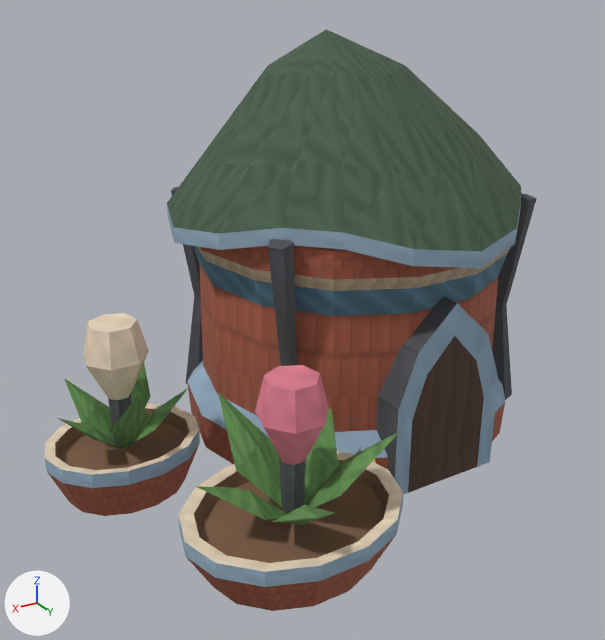
The glTF model Assets/GodSim/Art/Models/Buildings/Elf/LearningHealth/bld_elf_herbalist_industrial_v0.glb: old version first, new version second.
One viewpoint serves both versions: a 50 mm lens placed at (0.617, 0.952, 0.684), pointed at (0.054, 0.015, 0.215). Lighting does not change. The marker at lower left points along +X, +Y and +Z. The older version comes first. Vertices at exactly the same position are counted once.

The first picture shows 'LOD0'.
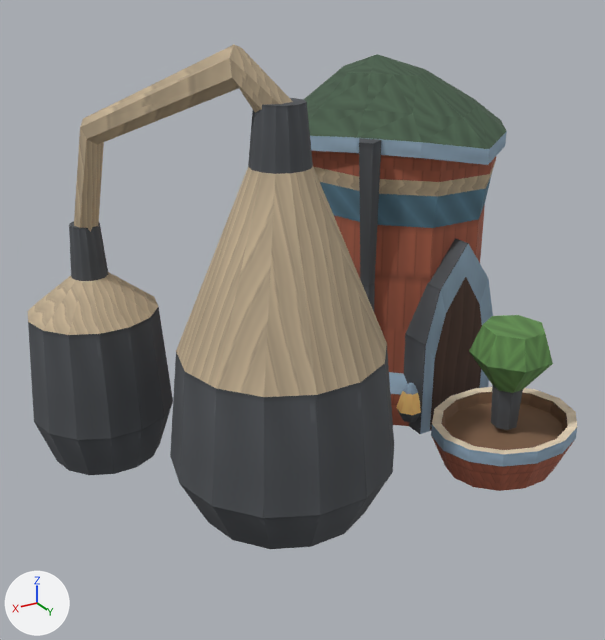
Pixel boxes (x1, y1, x2, y2) of what changed, in the pictures (605 x 640 px; the box of a moved part takes in the faces that stretch with it):
'LOD0', reshaped (12% wider, 13% shorter)
    before: (45, 29, 537, 611)
    after: (28, 45, 577, 549)
part 1 of me_lod0, moved or reshaped
    before: (178, 452, 403, 611)
    after: (431, 387, 577, 491)
part 2 of me_lod0, moved or reshaped
    before: (377, 297, 498, 495)
    after: (404, 238, 493, 434)
part 3 of me_lod0, moved or reshaped
    before: (255, 365, 329, 513)
    after: (469, 315, 553, 430)
part 4 of me_lod0, moved or reshaped
    before: (355, 444, 376, 463)
    after: (396, 383, 421, 423)
part 5 of me_lod0, rebuilt
    before: (187, 246, 510, 469)
    after: (312, 151, 496, 426)
part 6 of me_lod0, added
    after: (170, 98, 394, 549)
part 7 of me_lod0, added
    after: (28, 222, 173, 475)
part 8 of me_lod0, added (green)
    after: (303, 54, 507, 165)
part 9 of me_lod0, added (brown)
    after: (74, 45, 293, 232)
part 10 of me_lod0, added
    after: (359, 138, 382, 311)
part 11 of me_lod0, deleted
    before: (45, 187, 537, 525)
part 12 of me_lod0, deleted (green)
    before: (167, 29, 521, 268)

The change in detail:
me_lod0 is used by ob_lod0; location (0.0, 0.0, 0.0).
me_lod0 had 537 vertices, 930 faces and spanned x -0.364..0.421, y -0.359..0.339, z 0.0..0.594.
me_lod0 now has 465 vertices, 815 faces and spans x -0.372..0.407, y -0.351..0.282, z 0.0..0.599.
me_lod0 part 1: the loose piece of 70 vertices spanning x 0.049..0.333, y 0.107..0.334, z 0.0..0.08 is scaled about its middle by (0.793, 0.799, 0.929), then moved by (-0.372, -0.029, -0.003).
me_lod0 part 2: the loose piece of 21 vertices spanning x -0.167..0.01, y 0.135..0.185, z 0.0..0.272 is scaled about its middle by (0.773, 1, 1.11), then moved by (-0.118, -0.116, 0.015).
me_lod0 part 3: the loose piece of 28 vertices spanning x 0.148..0.234, y 0.176..0.26, z 0.074..0.251 is scaled about its middle by (1.33, 1.33, 0.871), then moved by (-0.372, -0.03, -0.021).
me_lod0 part 4: the loose piece of 28 vertices spanning x 0.023..0.064, y 0.14..0.18, z 0.019..0.082 is moved by (-0.165, -0.112, 0.0).
me_lod0 part 5: the loose piece of 98 vertices spanning x -0.337..0.18, y -0.321..0.184, z 0.0..0.354 is rebuilt with 70 vertices and now spans x -0.355..-0.037, y -0.317..0.062, z 0.0..0.445.
me_lod0 part 6: a new loose piece of 70 vertices spanning x -0.015..0.289, y -0.045..0.251, z 0.0..0.536, in mat_godsim_buildings.
me_lod0 part 7: a new loose piece of 70 vertices spanning x 0.201..0.407, y -0.247..-0.047, z 0.0..0.353, in mat_godsim_buildings.
me_lod0 part 8: a new loose piece of 50 vertices spanning x -0.372..-0.02, y -0.351..0.096, z 0.423..0.549, in mat_godsim_buildings.
me_lod0 part 9: a new loose piece of 28 vertices spanning x 0.122..0.32, y -0.161..0.123, z 0.33..0.599, in mat_godsim_buildings.
me_lod0 part 10: a new loose piece of 15 vertices spanning x -0.089..-0.051, y -0.03..0.008, z 0.025..0.454, in mat_godsim_buildings.
me_lod0 part 11: 8 loose pieces with 210 vertices, spanning x -0.307..0.421, y -0.319..0.339, z 0.0..0.365, are deleted.
Part 12, on me_lod0:
82 vertices are removed from x -0.364..0.207, y -0.359..0.222, z 0.332..0.594.
160 faces are deleted.
Other edits to the shape of me_lod0 do not show in these pictures.
